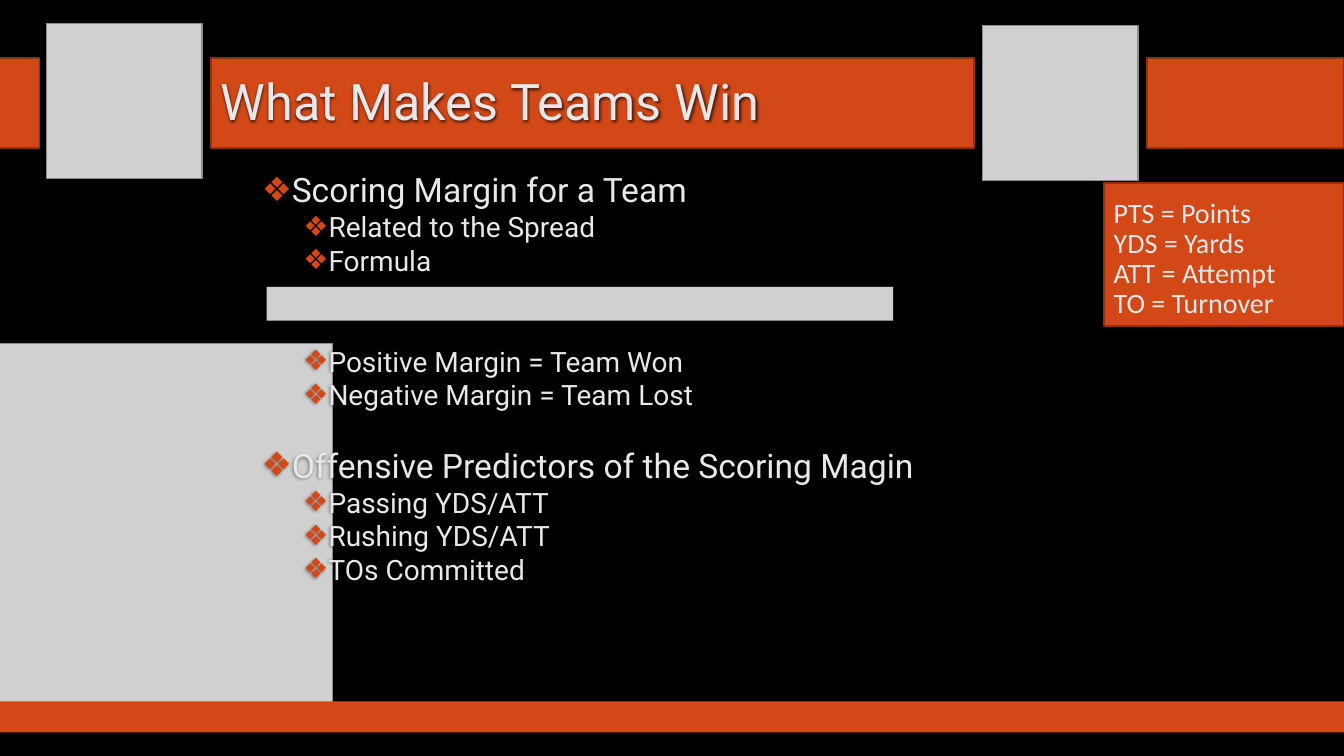
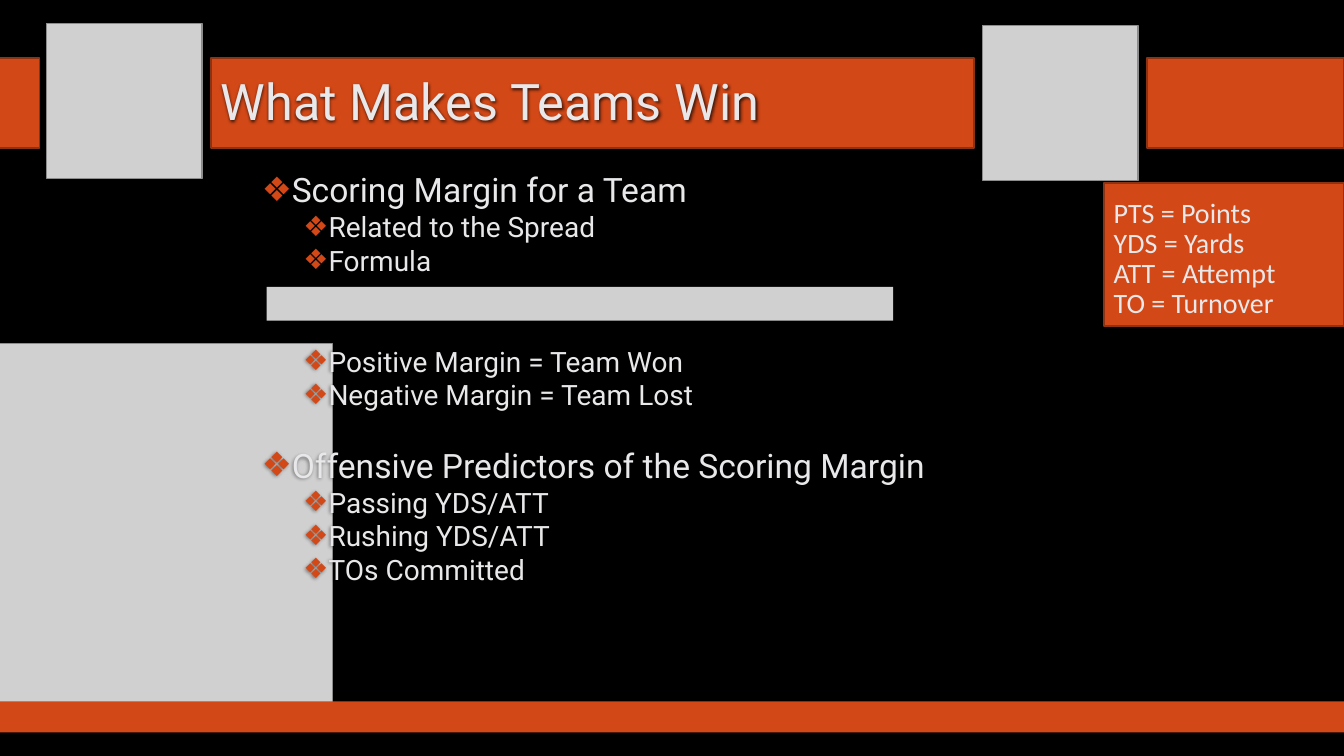
Before and after one commit to SuperMarioGiacomazzo/STOR538_WEBSITE, a slide deck: slide 4 of Slides/Football 1/Footballl_1_Lecture.pptx. Drawn at 1344x756 pixels with LibreOffice and Linux fonts; fonts in the diff are those of the drawing; grey boxes stand for pictures; background and template pictures are left out. Boxes give left, top, right and bottom in pixels: in the first picture for what was removed or moved away, otherwise in the second. Text is boxed around its words. In the diff, an @@ line names an element or a change of style, - is before the commit and + after.

```diff
--- a/Slides/Football 1/Footballl_1_Lecture.pptx
+++ b/Slides/Football 1/Footballl_1_Lecture.pptx
@@ text at bbox=[292, 447, 924, 486]: text changed @@
-❖ Offensive Predictors of the Scoring Magin
+❖ Offensive Predictors of the Scoring Margin
```
Also in this commit, not shown: 3 other files.
